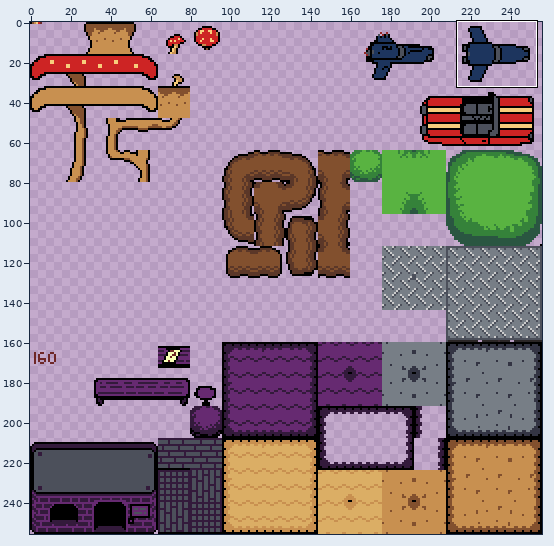
File history of a pixel-art file, assets/tileset.ase. The picture above shows the old version from afar; the outline marks the close-up.
Close-up. Before the edit:
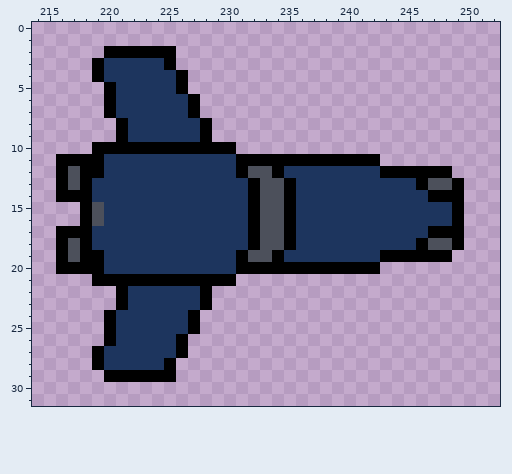
256x256 pixels, 1 frame. Shown: x 214..252, y 0..31.
And afterwards:
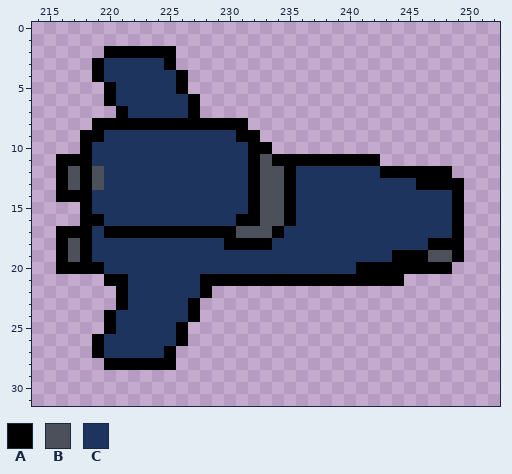
Palette (. is transparent): A #000000  B #4c505b  C #1d355e
The commit says: better ship art
Difference:
Layer "Layer 1":
y 7: x 220..221 AC -> .A
y 8: x 219..220 .. -> AA; x 222..227 CCCCCC -> AAAAAA; x 229..231 ... -> AAA
y 9: x 218..221 ...A -> AACC; x 228..232 A.... -> CCCAA
y 10: x 218..233 .AAAAAAAAAAAA... -> ACCCCCCCCCCCCCAA
y 11: x 219 A -> C; x 231 A -> C; x 233 A -> B
y 12: x 219 A -> B; x 231..232 AB -> CA; x 234..235 AC -> BA
y 13: x 219 C -> B; x 247..248 BB -> AA
y 14: x 247..248 AA -> CC
y 15: x 219 B -> C
y 16: x 219 B -> A; x 231 C -> A
y 17: x 220..232 CCCCCCCCCCCCA -> AAAAAAAAAAABB; x 234..235 BA -> AC; x 247..248 AA -> CC
y 18: x 230..231 CC -> AA; x 233..235 BBA -> ACC; x 246..248 ABB -> CAA
y 19: x 219 A -> C; x 231..234 ABBA -> CCCC; x 243 A -> C; x 247..249 AA. -> BBA
y 20: x 231..240 AAAAAAAAAA -> CCCCCCCCCC; x 243..248 ...... -> AAAAAA
y 21: x 219 A -> .; x 222..227 AAAAAA -> CCCCCC; x 231..244 .............. -> AAAAAAAAAAAAAA
y 23: x 227..228 CA -> A.
y 25: x 226..227 CA -> A.
y 26: x 219..220 .A -> AC
y 27: x 225..226 CA -> A.
y 28: x 219..224 ACCCCC -> .AAAAA
y 29: x 220..225 AAAAAA -> ......
Where, in picture pixels (left, top, right, bottom), the same in both close-ups:
changed: (80, 106, 464, 382)
